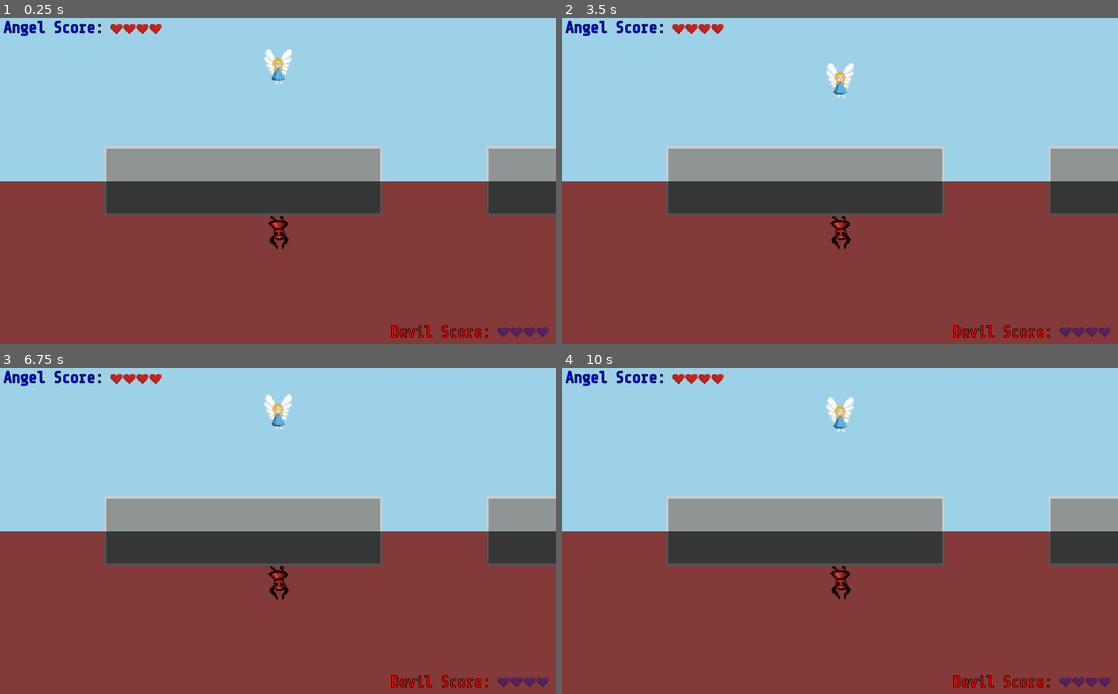
Above: before the commit, frames 1-4 (two rows, left to right).
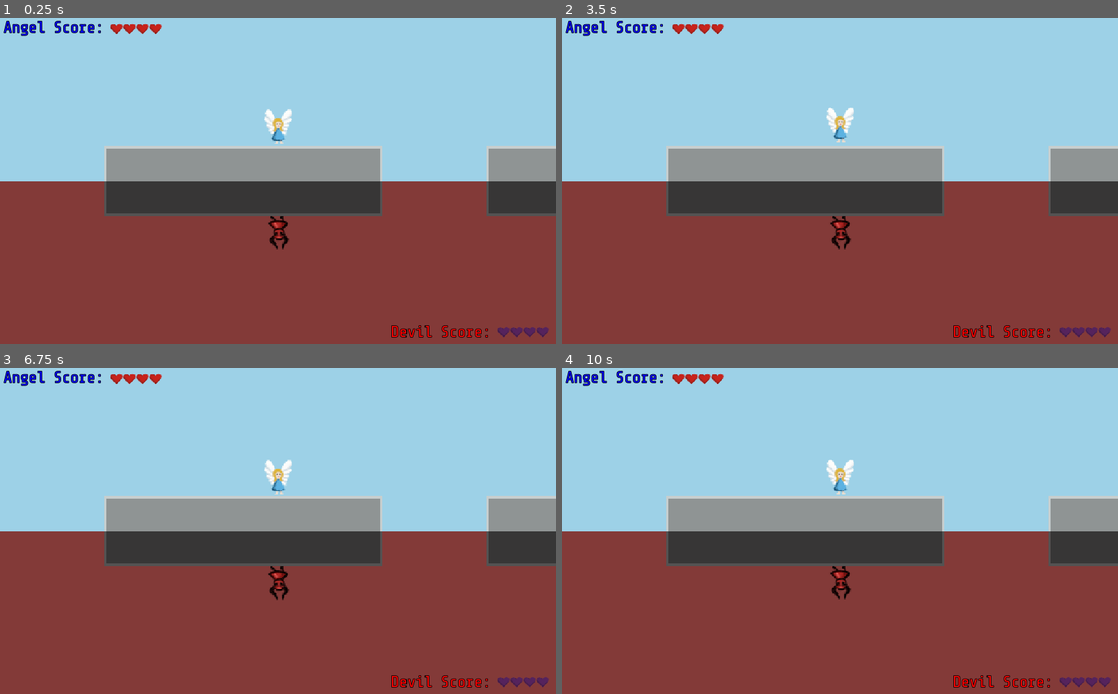
Above: after the commit, the same moments.

Repository: ang-vil/angvil
Game: Godot game, scene res://scenes/levels/w1-3.tscn
Two runs of this game, one before a commit and one after it. Both use one fixed random seed, a clock stepped at 60 frames per second and the inputs below. This scene is started directly instead of the project's main scene.
Inputs:
- Up to frame 1 (0.25 s): no input
- Up to frame 2 (3.5 s): tap Enter (ui_accept) at 0.5, 0.77, 1.52, 3.02 s; hold Right (key_right) 0.53-1.28 s; tap Space (shoot) every 0.75 s from 0.6 to 2.85 s; hold Down (key_down) 1.28-2.03 s; hold Right (key_right) 2.03-2.78 s; hold Up (key_up) from 2.78 s (still down)
- Up to frame 3 (6.75 s): release Up (key_up) at 3.53 s; hold Left (key_left) 3.53-5.03 s; tap Space (shoot) every 0.75 s from 3.6 to 6.6 s; tap Enter (ui_accept) at 3.77, 4.52, 6.02 s; hold Down (key_down) 5.03-5.78 s; hold Right (key_right) 5.78-6.53 s; hold Up (key_up) from 6.53 s (still down)
- Up to frame 4 (10 s): tap Enter (ui_accept) at 6.77, 7.52, 9.02, 9.77 s; release Up (key_up) at 7.28 s; hold Right (key_right) 7.28-8.03 s; tap Space (shoot) every 0.75 s from 7.35 to 9.6 s; hold Down (key_down) 8.03-8.78 s; hold Left (key_left) 8.78-9.53 s; hold Up (key_up) from 9.53 s (still down)

The runs differ from the first frame. In frame 1, 0.6% of the frame differs, in the area x 47-53%, y 9-39%; in frame 2, 0.6%; in frame 3, 0.6%; in frame 4, 0.6%, in the area x 47-53%, y 8-39%.

Commit message:
Fix angel position in w1-3

Diff:
--- a/scenes/levels/w1-3.tscn
+++ b/scenes/levels/w1-3.tscn
@@ -14,4 +14,7 @@
 [node name="TileMap" parent="Level" index="2"]
 tile_data = PoolIntArray( -458715, 5, 131073, -458714, 5, 1, -458713, 5, 1, -458712, 5, 1, -458711, 5, 1, -458710, 5, 1 …(1496 unchanged characters)…
 
+[node name="angel" parent="Level" index="3"]
+position = Vector2( 0, -100 )
+
 [editable path="Level"]
